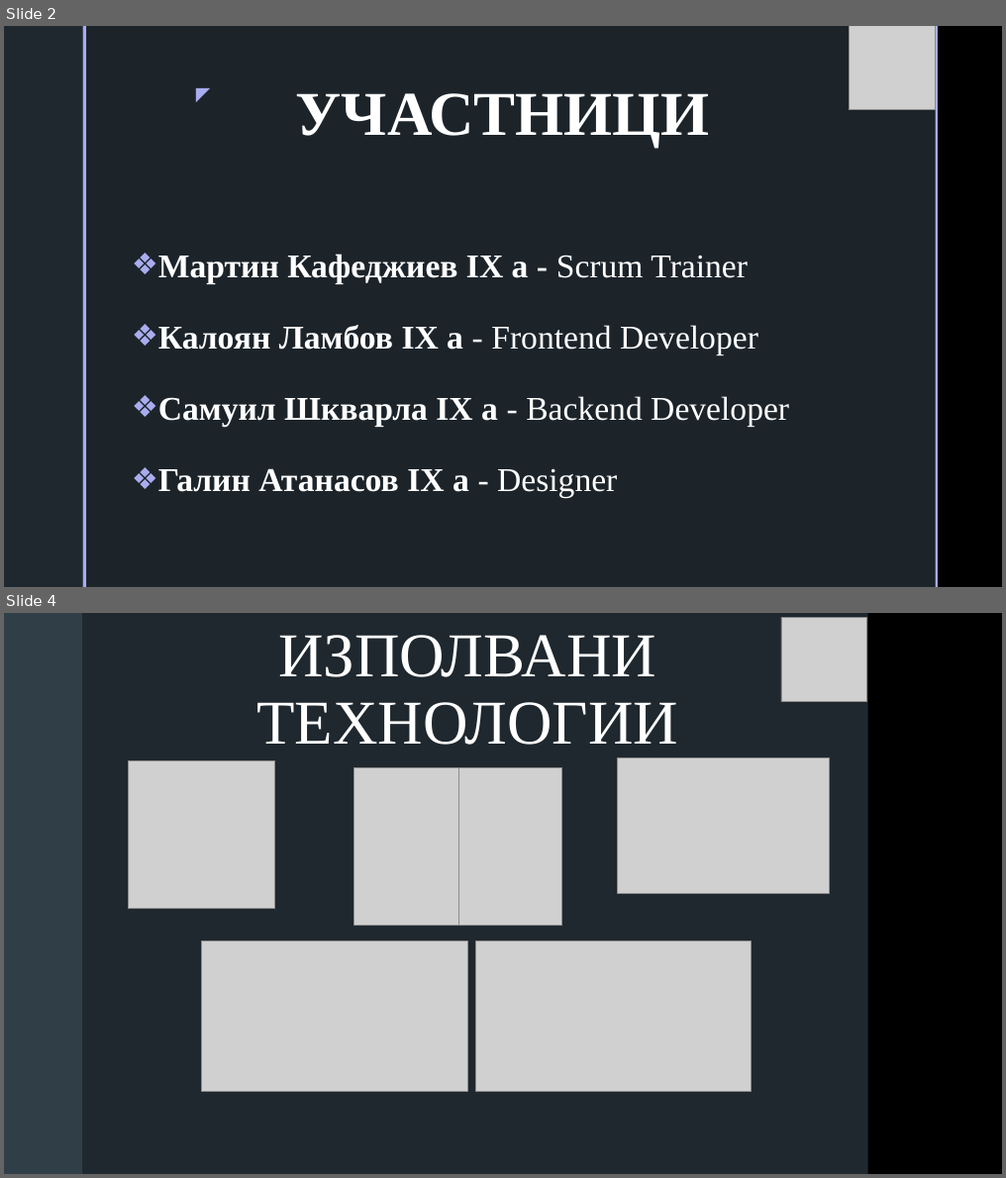
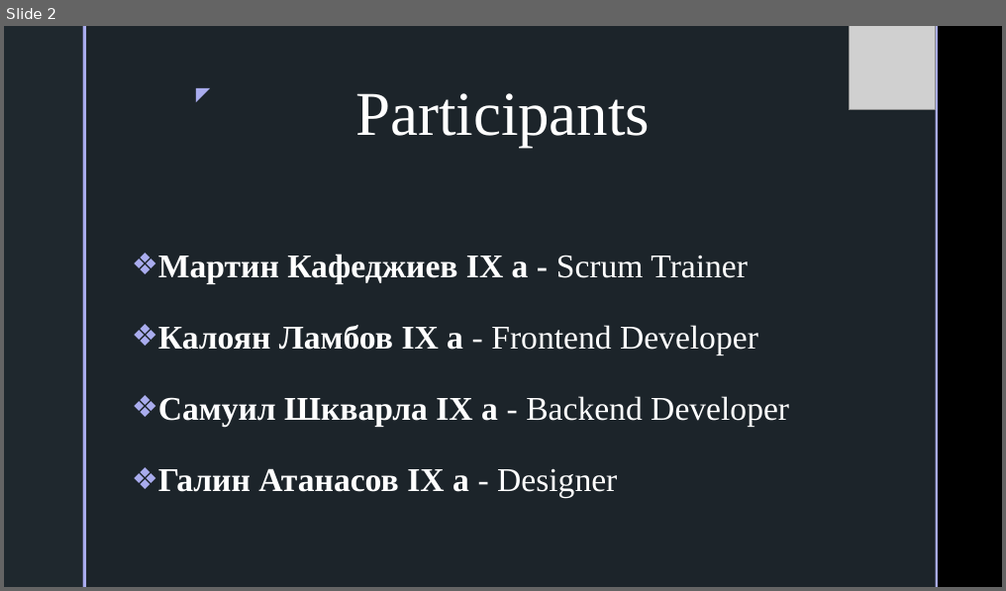
Before and after one commit to MIKafedzhiev20/Location-Finders, a slide deck: Presentation and Documentation/Location Finders Presentation.pptx. Shown one above the other, each under a label of ours: slides 2 and 4 before the commit, slide 2 after it; the slides between them are not shown. The pictures are 1006x1178 and 1006x591 pixels, drawn with LibreOffice and Linux fonts; fonts in the diff are those of the drawing; grey boxes stand for pictures; background and template pictures are left out. Boxes give left, top, right and bottom in pixels: in the first picture for what was removed or moved away, otherwise in the second. Text is boxed around its words. In the diff, an @@ line names an element or a change of style, - is before the commit and + after.

```diff
--- a/Presentation and Documentation/Location Finders Presentation.pptx
+++ b/Presentation and Documentation/Location Finders Presentation.pptx
@@ slide 4 removed at <box>4,613,1002,1174</box>, background picture (left out); not listed: 3 template elements that a slide beside it also shows @@
@@ rectangle removed at <box>4,613,1002,1174</box> @@
@@ rectangle removed at <box>4,613,82,1174</box> @@
@@ rectangle removed at <box>82,613,868,1174</box> @@
@@ title removed at <box>256,635,678,745</box> @@
-ИЗПОЛВАНИ ТЕХНОЛОГИИ
@@ picture removed at <box>781,618,867,701</box> @@
@@ picture removed at <box>617,759,829,894</box> @@
@@ picture removed at <box>128,761,274,909</box> @@
@@ picture removed at <box>353,768,458,925</box> @@
@@ picture removed at <box>458,768,561,925</box> @@
@@ picture removed at <box>202,942,468,1091</box> @@
@@ picture removed at <box>475,942,751,1091</box> @@
@@ slide 2 changed as well @@
@@ title at <box>355,93,649,147</box>: text changed; bold off @@
-УЧАСТНИЦИ
+Participants
```
Also in this commit, not shown: 4 slides added, 2 other slides removed.
